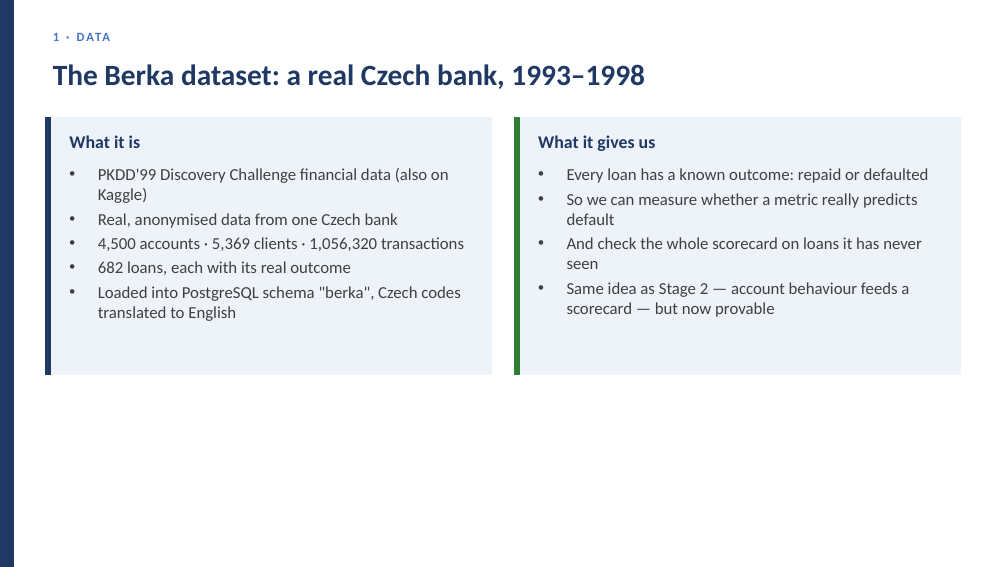
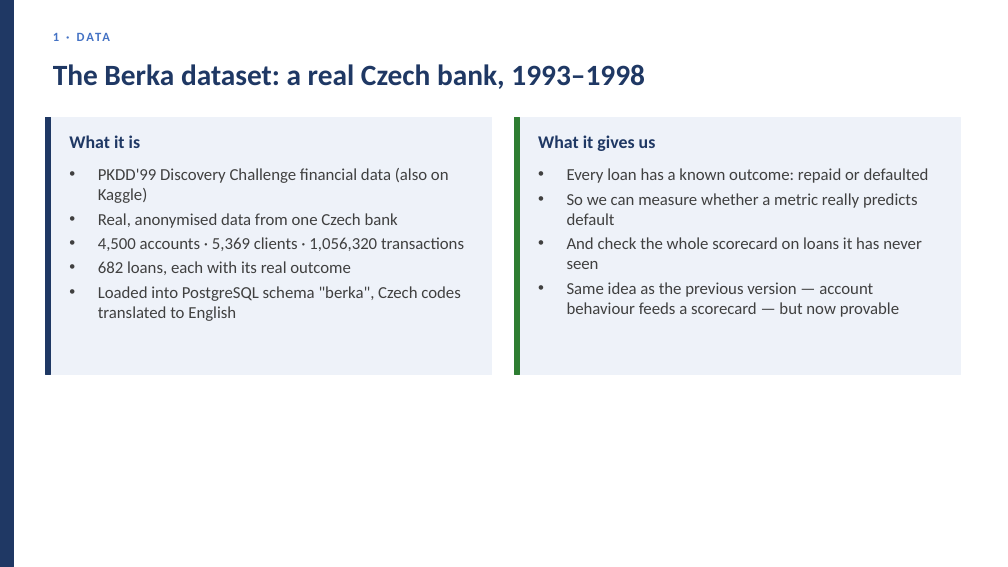
Before and after one commit to huotrithy/da-assignment-risk-scoring, a slide deck: slide 7 of docs/Final_Presentation.pptx. Drawn at 1008x567 pixels with LibreOffice and Linux fonts; fonts in the diff are those of the drawing. Boxes give left, top, right and bottom in pixels: in the first picture for what was removed or moved away, otherwise in the second. Text is boxed around its words. In the diff, an @@ line names an element or a change of style, - is before the commit and + after.

```diff
--- a/docs/Final_Presentation.pptx
+++ b/docs/Final_Presentation.pptx
@@ text at (567, 282, 899, 317): text changed @@
-• Same idea as Stage 2 — account behaviour feeds a scorecard — but now provable
+• Same idea as the previous version — account behaviour feeds a scorecard — but now provable
```
Also in this commit, not shown: 8 other slides changed, 4 other files.
